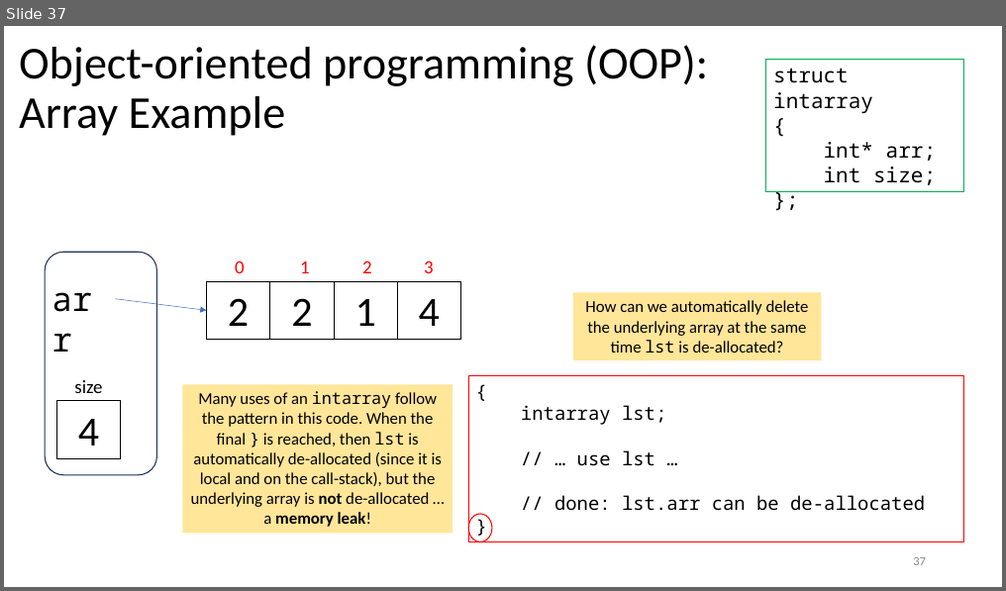
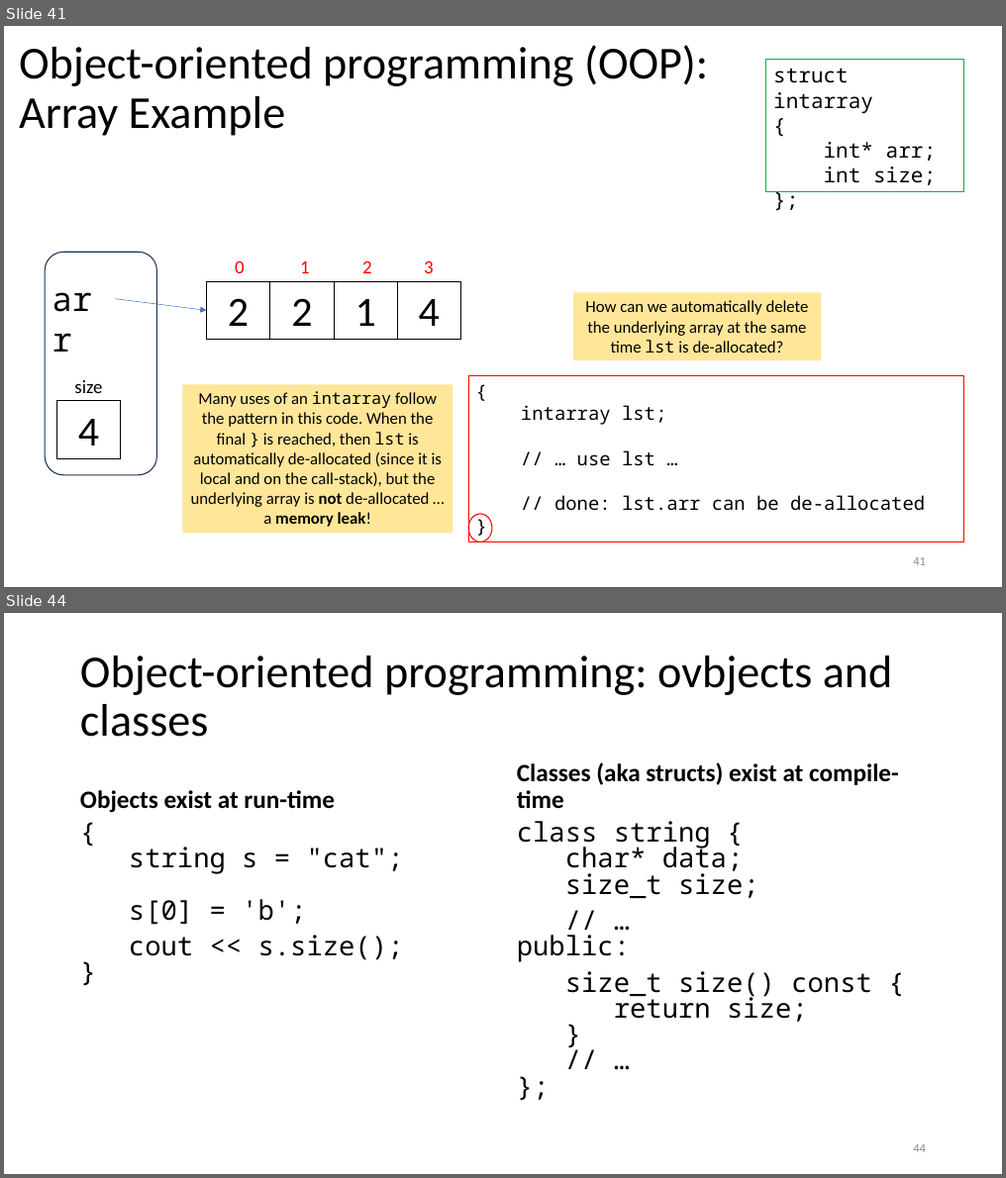
Before and after one commit to tjd1234/cmpt135spring2024, a slide deck: sample_code/week4/week4_cmpt135.pptx. Shown one above the other, each under a label of ours: slide 37 before the commit, slides 41 and 44 after it; the slides between them are not shown. The pictures are 1006x591 and 1006x1178 pixels, drawn with LibreOffice and Linux fonts; fonts in the diff are those of the drawing. Boxes give left, top, right and bottom in pixels: in the first picture for what was removed or moved away, otherwise in the second. Text is boxed around its words. In the diff, an @@ line names an element or a change of style, - is before the commit and + after.

```diff
--- a/sample_code/week4/week4_cmpt135.pptx
+++ b/sample_code/week4/week4_cmpt135.pptx
@@ slide 44 added at [4,613,1002,1174], background #FFFFFF @@
@@ title added at [80,656,893,737], 44 pt, text #000000 @@
+Object-oriented programming: ovbjects and classes
@@ text added at [80,790,335,813], 24 pt, text #000000, bold @@
+Objects exist at run-time
@@ text added at [517,762,899,809], 24 pt, text #000000, bold @@
+Classes (aka structs) exist at compile-time
@@ text added at [129,847,404,960], 25.9 pt, text #000000 @@
+{
+string s = "cat";
+s[0] = 'b';
+cout << s.size();
+}
@@ text added at [517,821,872,1022], 25.9 pt, text #000000 @@
+class string {
+char* data;
+size_t size;
+// …
+public:
+size_t size() const {
+return size;
+}
+// …
+};
@@ page number added at [913,1145,926,1153], 12 pt, text #8C8C8C @@
+44
@@ what was slide 37 is now slide 41 @@
@@ page number at [913,558,926,566]: text changed @@
-37
+41
```
Also in this commit, not shown: 22 slides changed, 33 other slides added, 1 slide removed, 1 other file.
